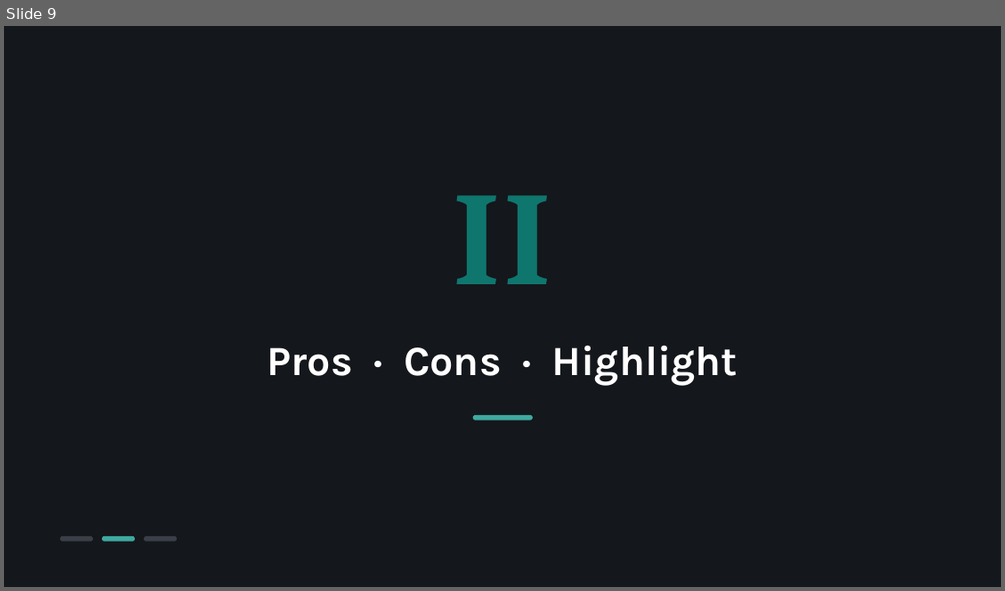
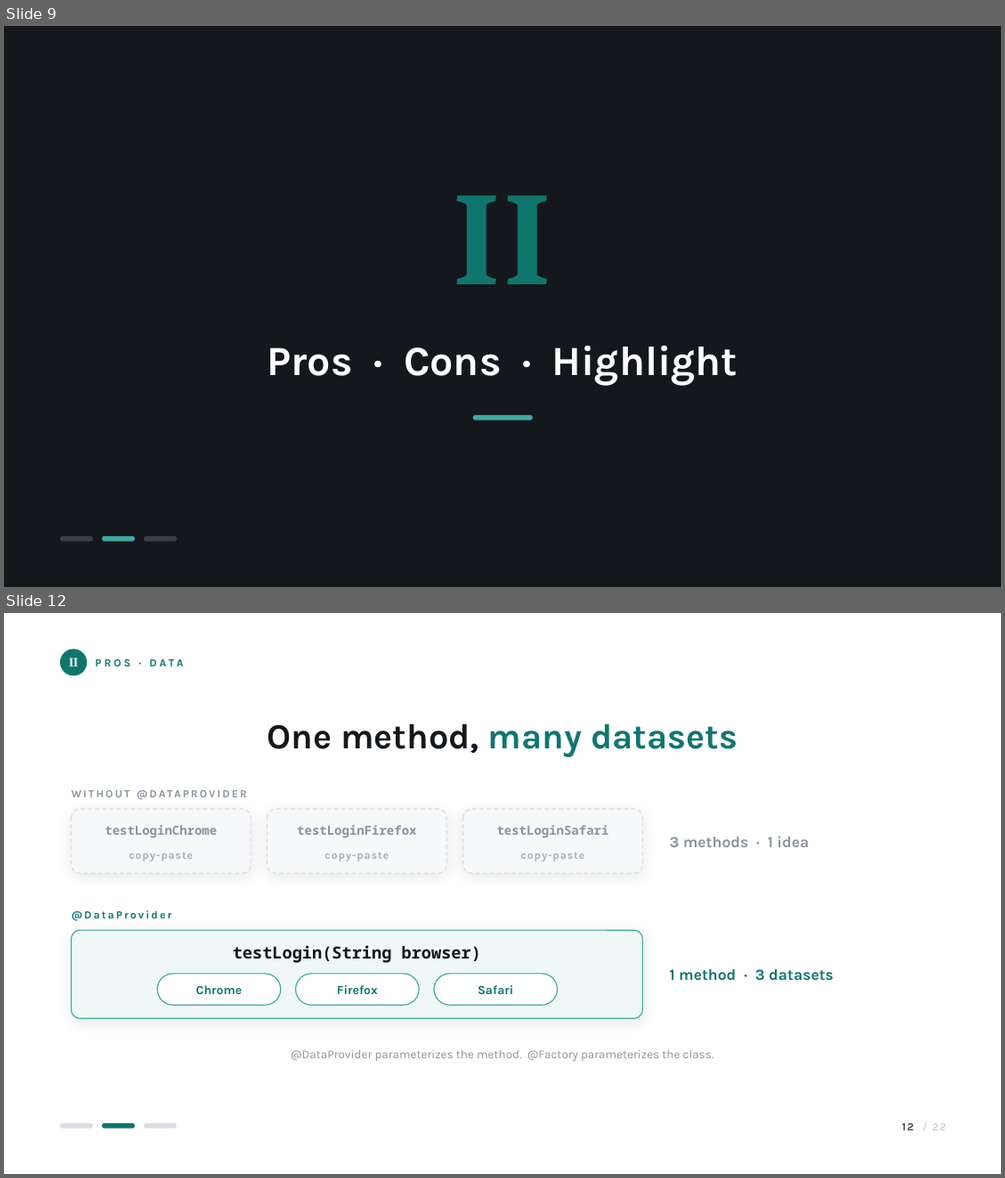
Before and after one commit to facingshootingstar/SWT-TestNG, a slide deck: TestNG.pptx. Shown one above the other, each under a label of ours: slide 9 before the commit, slides 9 and 12 after it; the slides between them are not shown. The pictures are 1005x591 and 1005x1178 pixels, drawn with LibreOffice and Linux fonts; fonts in the diff are those of the drawing. Boxes give left, top, right and bottom in pixels: in the first picture for what was removed or moved away, otherwise in the second. Text is boxed around its words. In the diff, an @@ line names an element or a change of style, - is before the commit and + after.

Commit message:
Add architecture modules and Data/Control pro slides
Rewrite the architecture slide as five named modules and
add deep-dives for Data and Control so all four pros
get a slide. Deck is now 22 slides.

```diff
--- a/TestNG.pptx
+++ b/TestNG.pptx
@@ slide 12 added at [4, 613, 1001, 1174], background #FFFFFF @@
@@ ellipse added at [60, 649, 87, 676], fill #0F766E @@
@@ text added at [69, 657, 78, 666], 12 pt, text #FFFFFF, bold @@
+II
@@ text added at [95, 659, 183, 666], 10.5 pt, text #0F766E, bold @@
+PROS · DATA
@@ text added at [267, 723, 737, 757], 34 pt, text #0F766E, bold @@
+One method, many datasets
@@ rounded rectangle added at [72, 809, 251, 873], fill #F7F8FA, outline #D8DCE2 1 pt dashed @@
@@ text added at [105, 825, 217, 838], 12 pt, text #8A93A0, bold @@
+testLoginChrome
@@ rounded rectangle added at [267, 809, 446, 873], fill #F7F8FA, outline #D8DCE2 1 pt dashed @@
@@ text added at [297, 825, 416, 838], 12 pt, text #8A93A0, bold @@
+testLoginFirefox
@@ rounded rectangle added at [463, 809, 643, 873], fill #F7F8FA, outline #D8DCE2 1 pt dashed @@
@@ text added at [497, 825, 609, 838], 12 pt, text #8A93A0, bold @@
+testLoginSafari
@@ text added at [129, 852, 193, 861], 10.5 pt, text #A6ADB8, bold @@
+copy-paste
@@ text added at [324, 852, 388, 861], 10.5 pt, text #A6ADB8, bold @@
+copy-paste
@@ text added at [521, 852, 585, 861], 10.5 pt, text #A6ADB8, bold @@
+copy-paste
@@ text added at [670, 836, 809, 847], 15 pt, text #8A93A0, bold @@
+3 methods · 1 idea
@@ text added at [72, 910, 172, 921], 10.5 pt, text #0F766E, bold @@
+@DataProvider
@@ rounded rectangle added at [72, 930, 643, 1018], fill #EFF8F7, outline #3FA9A0 1 pt @@
@@ text added at [233, 945, 481, 963], 16 pt, text #15181D, bold @@
+testLogin(String browser)
@@ rounded rectangle added at [157, 973, 281, 1005], fill #FFFFFF, outline #3FA9A0 1 pt @@
@@ text added at [196, 985, 243, 994], 12 pt, text #0F766E, bold @@
+Chrome
@@ rounded rectangle added at [296, 973, 419, 1005], fill #FFFFFF, outline #3FA9A0 1 pt @@
@@ text added at [337, 985, 378, 994], 12 pt, text #0F766E, bold @@
+Firefox
@@ rounded rectangle added at [434, 973, 558, 1005], fill #FFFFFF, outline #3FA9A0 1 pt @@
@@ text added at [477, 985, 513, 995], 12 pt, text #0F766E, bold @@
+Safari
@@ text added at [670, 969, 833, 981], 15 pt, text #0F766E, bold @@
+1 method · 3 datasets
@@ text added at [291, 1050, 372, 1060], 10.5 pt, text #8A93A0, bold @@
+WITHOUT @DATAPROVIDER
@@ text added at [375, 1050, 714, 1061], 11.5 pt, text #8A93A0 @@
+@DataProvider parameterizes the method. @Factory parameterizes the class.
@@ rounded rectangle added at [60, 1123, 93, 1128], fill #DCDEE3 @@
@@ rounded rectangle added at [102, 1123, 135, 1128], fill #0F766E @@
@@ rounded rectangle added at [144, 1123, 177, 1128], fill #DCDEE3 @@
@@ text added at [902, 1123, 946, 1130], 10.5 pt, text #B6BDC8 @@
+12 / 22
```
Also in this commit, not shown: 15 slides changed, 2 other slides added, 1 slide removed, 6 other files.
